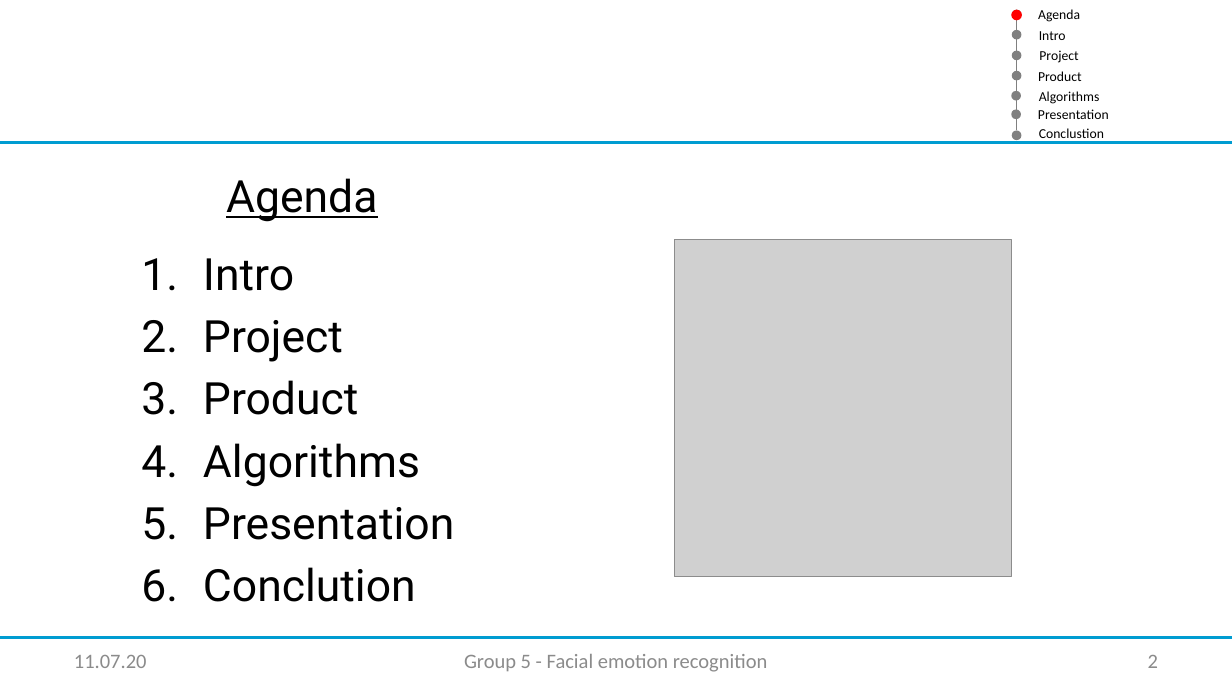
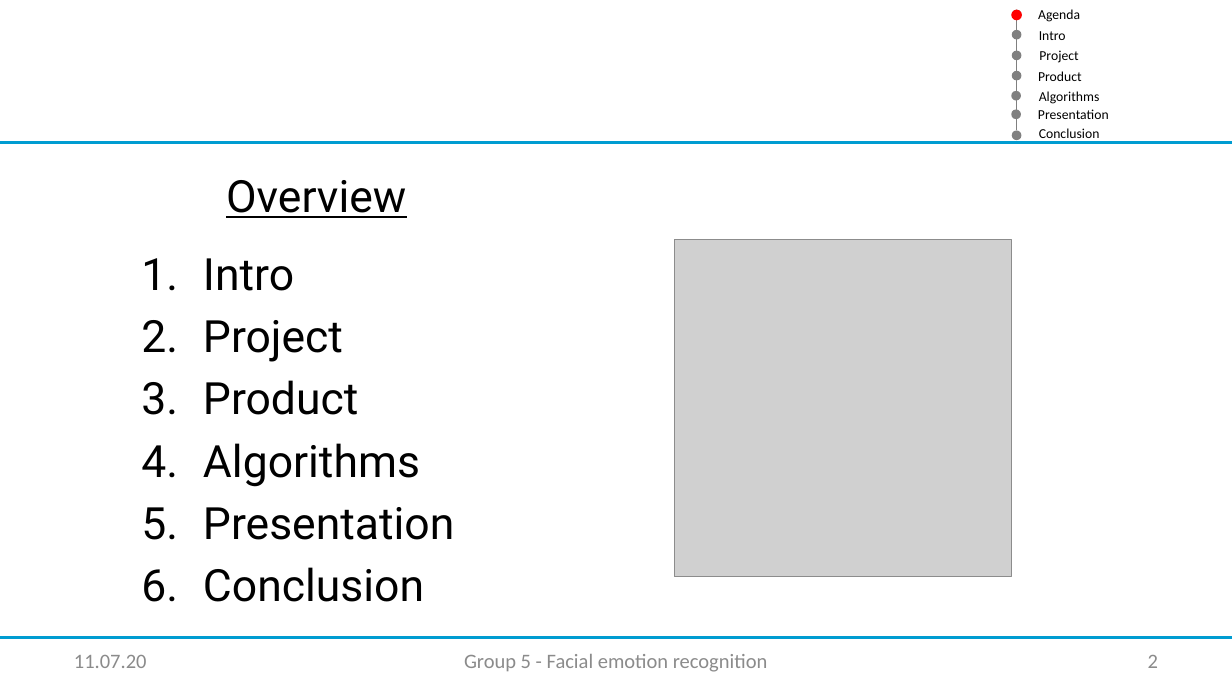
Before and after one commit to XamLe/facial_emotion, a slide deck: slide 2 of Documentation/Master Vortrag ML_group5_v01.pptx. Drawn at 1232x693 pixels with LibreOffice and Linux fonts; fonts in the diff are those of the drawing; grey boxes stand for pictures; background and template pictures are left out. Boxes give left, top, right and bottom in pixels: in the first picture for what was removed or moved away, otherwise in the second. Text is boxed around its words. In the diff, an @@ line names an element or a change of style, - is before the commit and + after.

```diff
--- a/Documentation/Master Vortrag ML_group5_v01.pptx
+++ b/Documentation/Master Vortrag ML_group5_v01.pptx
@@ text at (1039, 128, 1100, 142): text changed @@
-Conclustion
+Conclusion
@@ text at (226, 180, 406, 218): text changed @@
-Agenda
+Overview
@@ text at (203, 567, 424, 602): text changed @@
-  6. Conclution
+  6. Conclusion
```
Also in this commit, not shown: 23 other slides changed.
